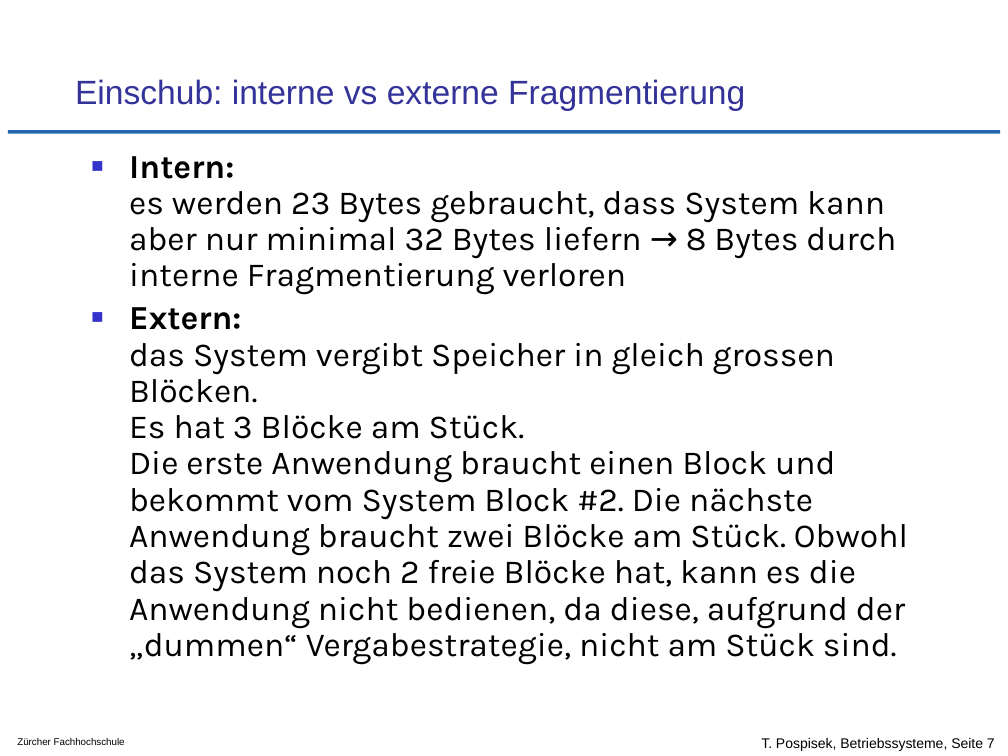
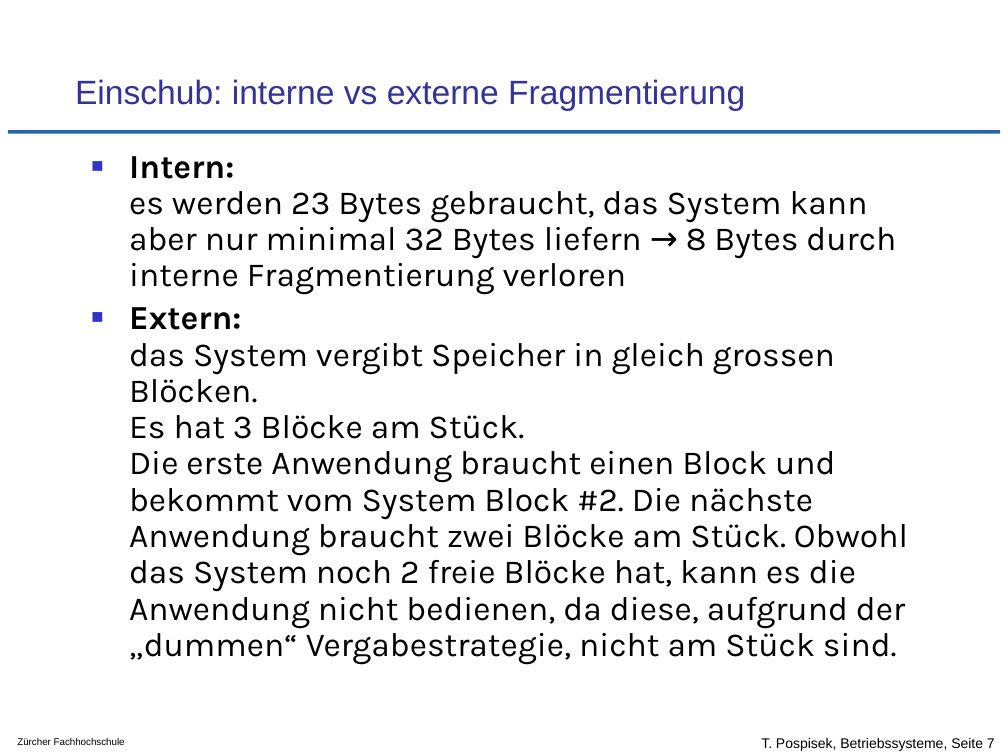
Before and after one commit to tpo/betriebssysteme, a slide deck: slide 7 of 11_Speicherverwaltung_Strategien.odp. Drawn at 1008x756 pixels with LibreOffice and Linux fonts; fonts in the diff are those of the drawing; background and template pictures are left out. Boxes give left, top, right and bottom in pixels: in the first picture for what was removed or moved away, otherwise in the second. Text is boxed around its words. In the diff, an @@ line names an element or a change of style, - is before the commit and + after.

```diff
--- a/11_Speicherverwaltung_Strategien.odp
+++ b/11_Speicherverwaltung_Strategien.odp
@@ text at <box>129,156,896,295</box>: text changed @@
-■ Intern:
-  es werden 23 Bytes gebraucht, dass System kann aber nur minimal 32 Bytes liefern → 8 Bytes durch interne Fragmentierung verloren
+■ Intern:
+  es werden 23 Bytes gebraucht, das System kann aber nur minimal 32 Bytes liefern → 8 Bytes durch interne Fragmentierung verloren
```
Also in this commit, not shown: 11 slides removed, 3 other files.
